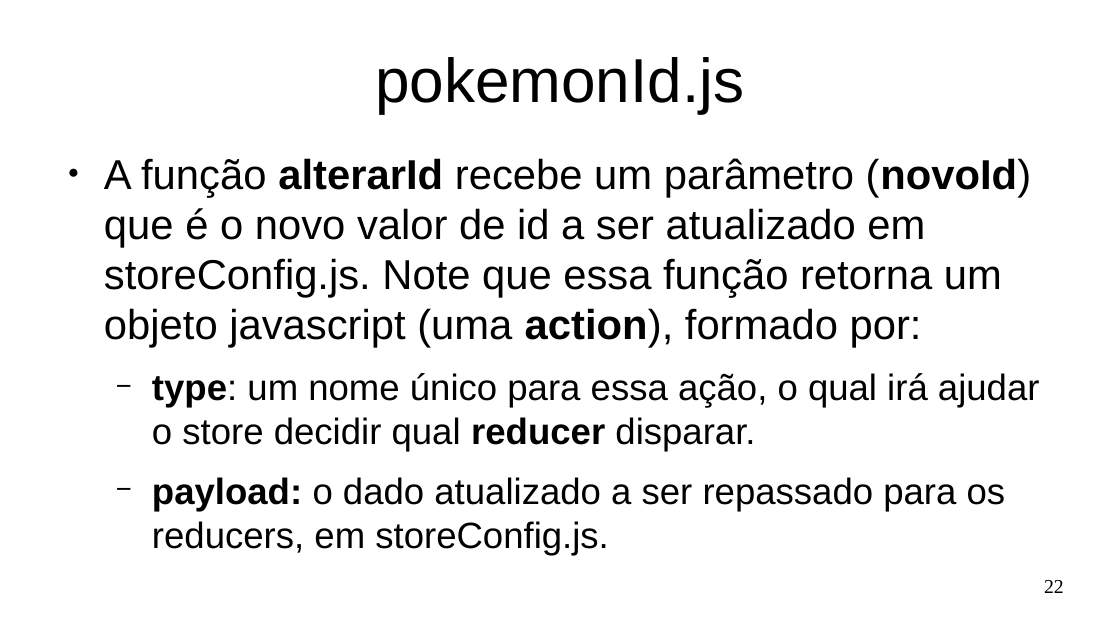
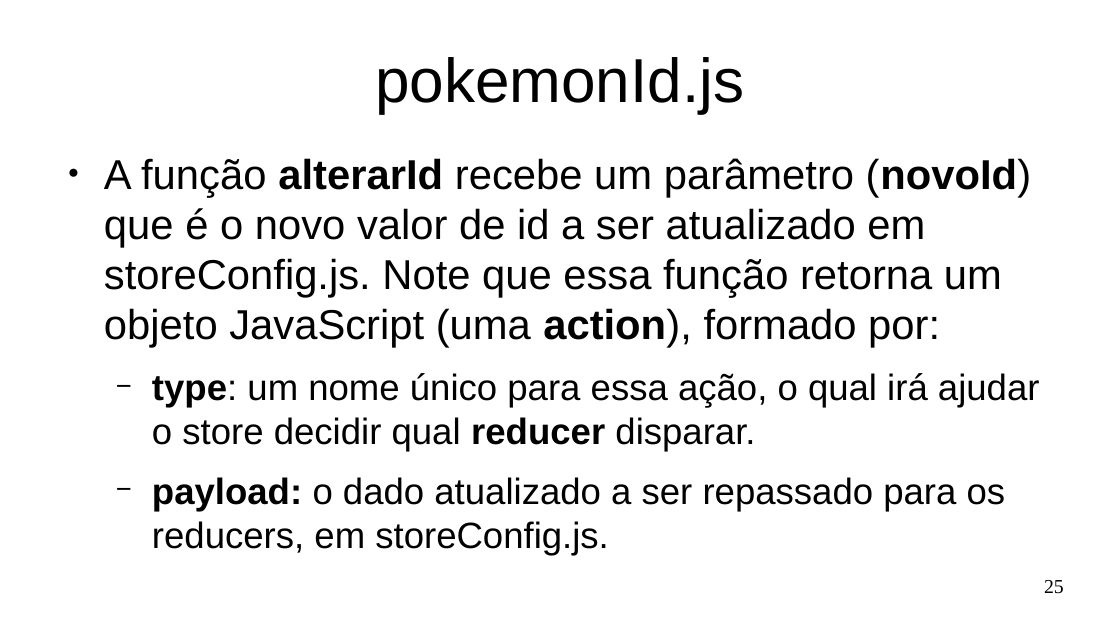
Before and after one commit to Marques-Dev/WEB_2020-1, a slide deck: slide 25 of SLIDES/aula08-redux-pokemon.odp (slide 22 before the commit). Drawn at 1120x630 pixels with LibreOffice and Linux fonts; fonts in the diff are those of the drawing. Boxes give left, top, right and bottom in pixels: in the first picture for what was removed or moved away, otherwise in the second. Text is boxed around its words. In the diff, an @@ line names an element or a change of style, - is before the commit and + after.

```diff
--- a/SLIDES/aula08-redux-pokemon.odp
+++ b/SLIDES/aula08-redux-pokemon.odp
@@ text at [104, 158, 1032, 348]: text changed @@
-● A função alterarId recebe um parâmetro (novoId) que é o novo valor de id a ser atualizado em storeConfig.js. Note que essa função retorna um objeto javascript (uma action), formado por:
+● A função alterarId recebe um parâmetro (novoId) que é o novo valor de id a ser atualizado em storeConfig.js. Note que essa função retorna um objeto JavaScript (uma action), formado por:
@@ page number at [1044, 580, 1064, 594]: text changed @@
-22
+25
```
Also in this commit, not shown: 7 other slides changed, 7 slides added, 1 slide removed, 3 other files.
